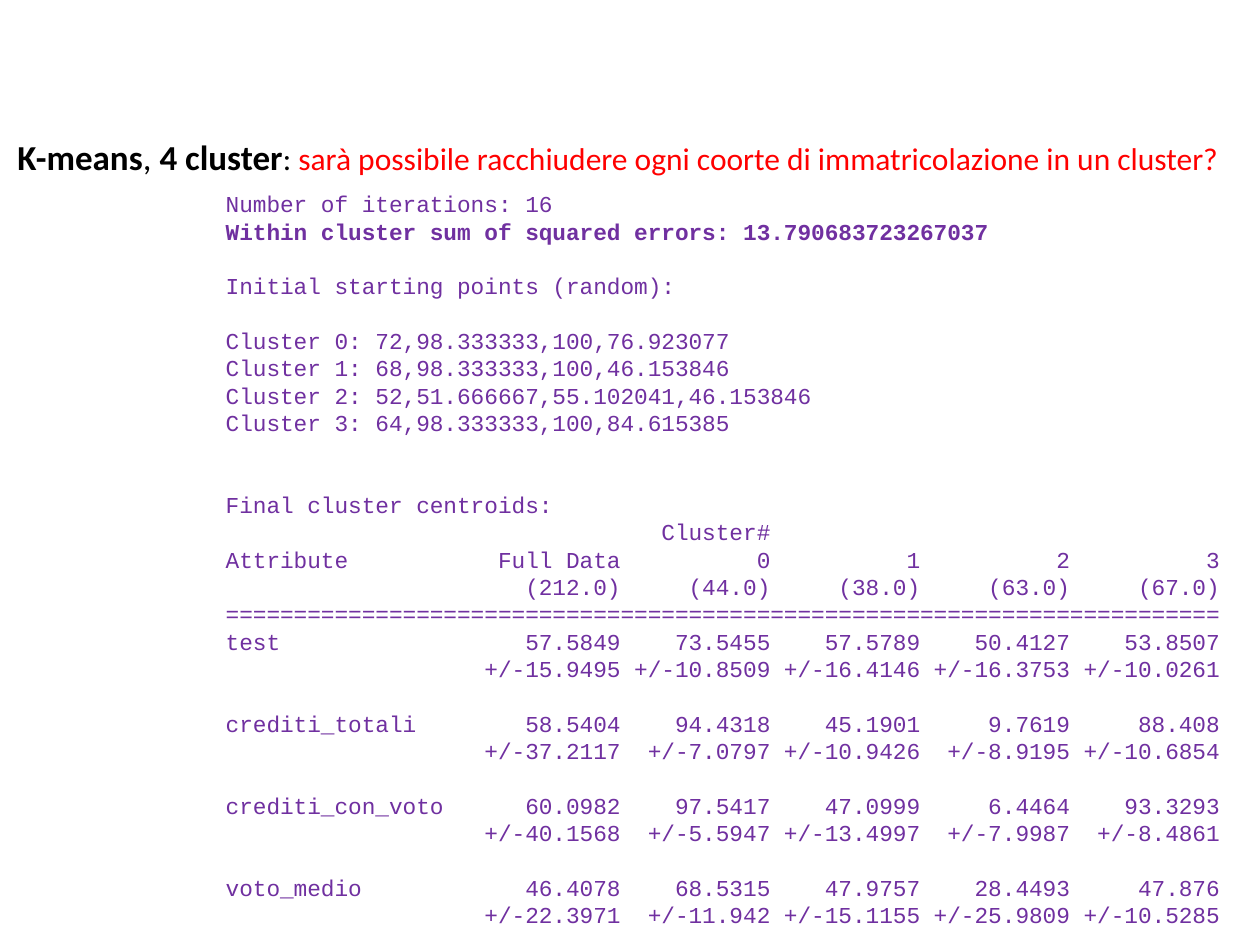
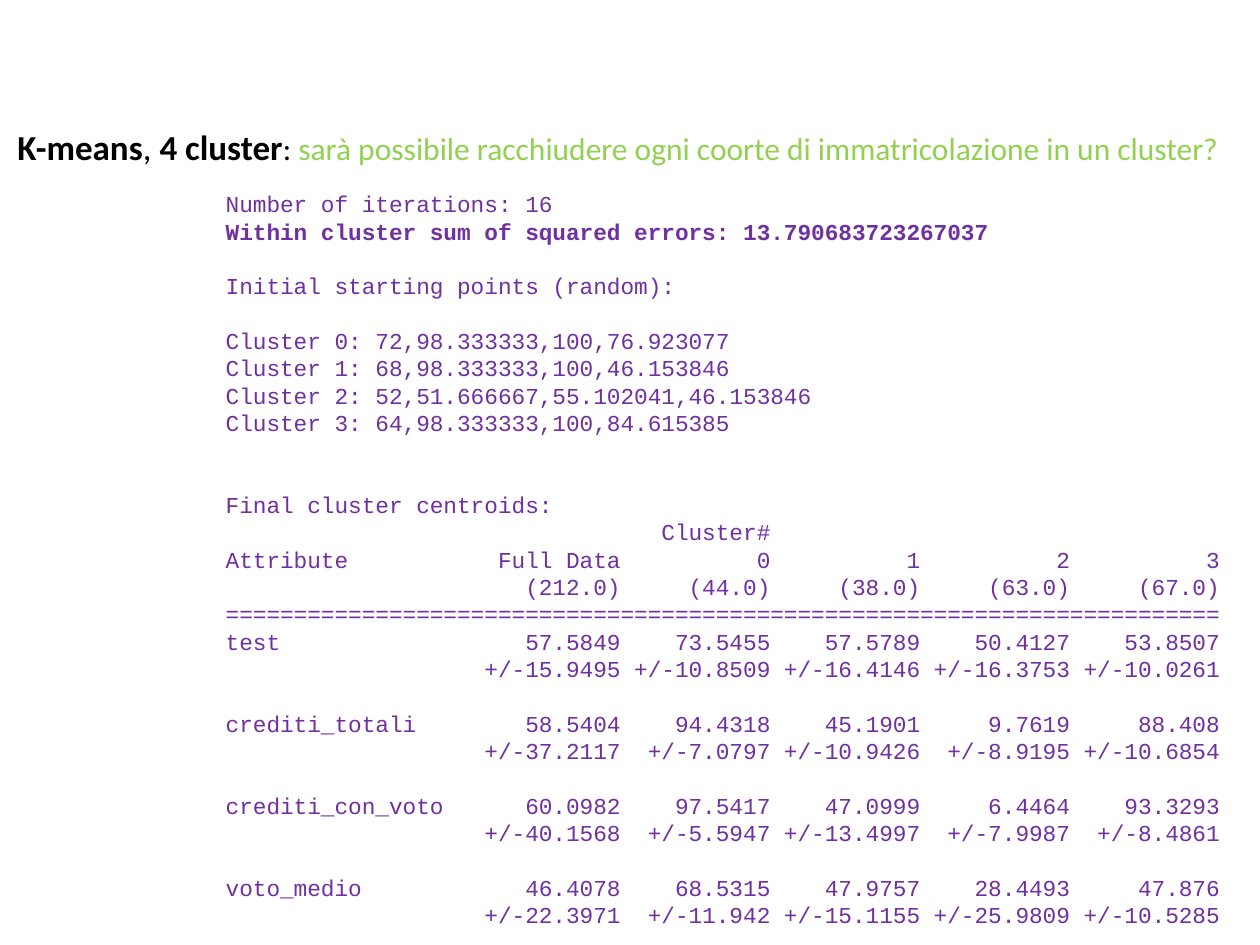
Before and after one commit to BlacknDecker/unifi, a slide deck: slide 51 of relazione.pptx (slide 48 before the commit). Drawn at 1260x945 pixels with LibreOffice and Linux fonts; fonts in the diff are those of the drawing; background and template pictures are left out. Boxes give left, top, right and bottom in pixels: in the first picture for what was removed or moved away, otherwise in the second. Text is boxed around its words. In the diff, an @@ line names an element or a change of style, - is before the commit and + after.

```diff
--- a/relazione.pptx
+++ b/relazione.pptx
@@ text "K-means, 4 cluster: sarà possibile ...": place and size @@
-text "K-means, 4 cluster: sarà possibile ..." at bbox=[17, 145, 1217, 176]
+text "K-means, 4 cluster: sarà possibile ..." at bbox=[17, 135, 1217, 166]
@@ text "K-means, 4 cluster: sarà possibile ..." at bbox=[17, 135, 1217, 166]: text colour #FF0000 to #92D050 in "sarà possibile racchiudere ogni coorte di immatricolazione ..." @@
```
Also in this commit, not shown: 22 other slides changed, 12 slides added, 58 other files.
